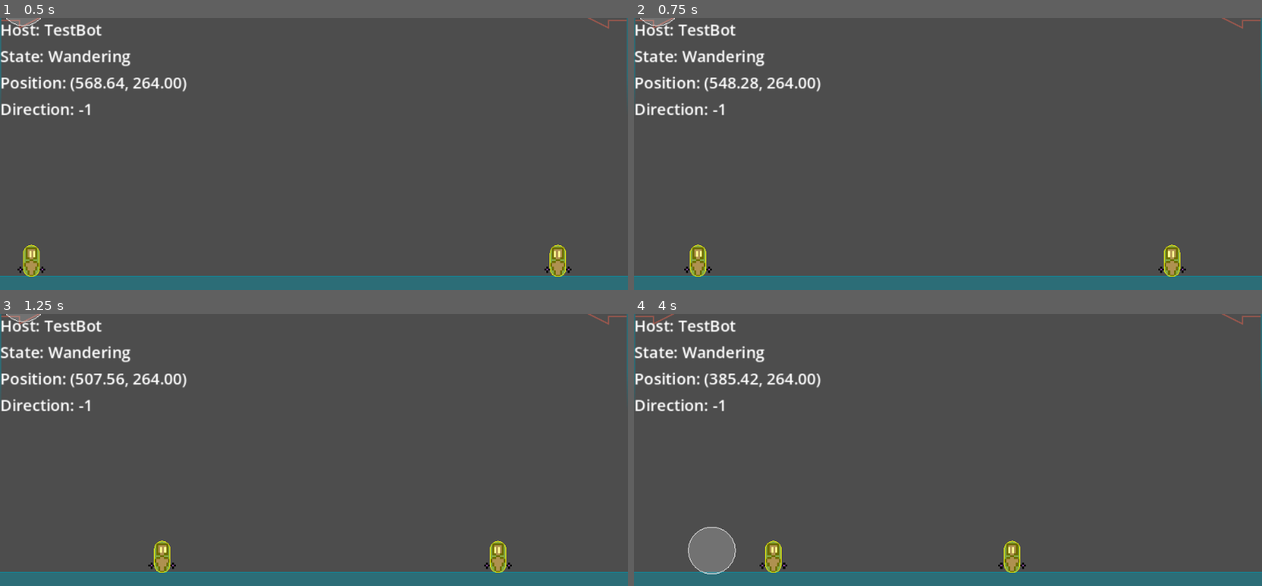
Above: before the commit, frames 1-4 (two rows, left to right).
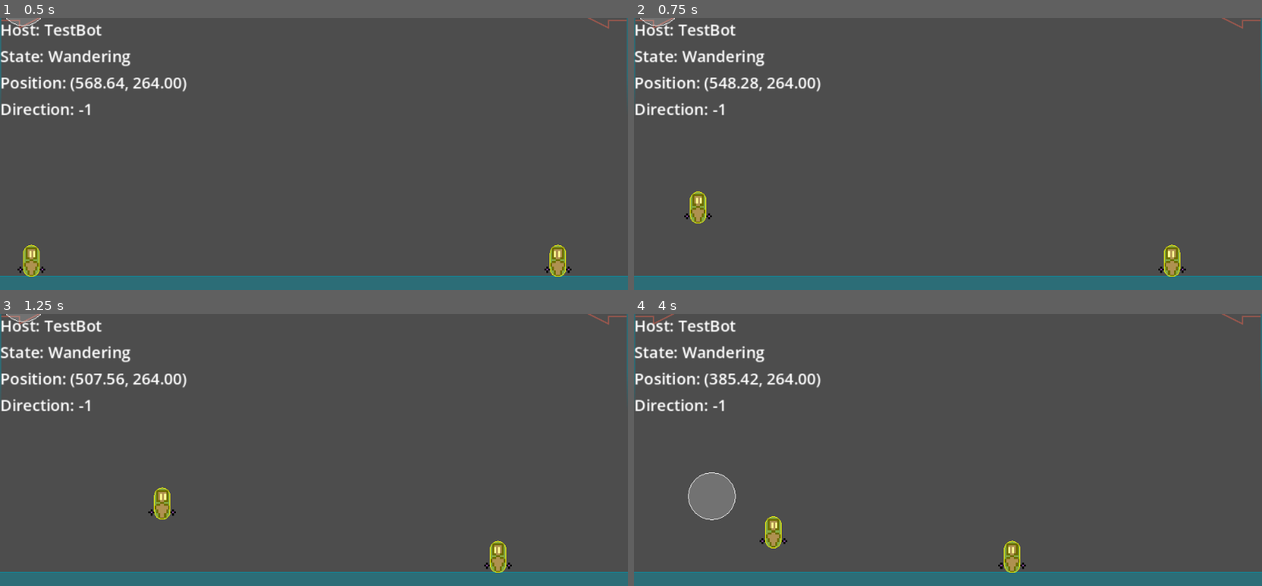
Above: after the commit, the same moments.

Repository: paruparo-dev/dreams-and-nightmares
Game: Godot game, scene res://src/core/Game.tscn
Two runs of this game, one before a commit and one after it. Both use one fixed random seed, a clock stepped at 60 frames per second and the inputs below.
Inputs:
- Up to frame 1 (0.5 s): no input
- Up to frame 2 (0.75 s): hold D (MoveRight) from 0.53 s (still down); hold Space (Jump) from 0.53 s (still down)
- Up to frame 3 (1.25 s): keep holding D (MoveRight); keep holding Space (Jump)
- Up to frame 4 (4 s): release Space (Jump) at 1.28 s; tap J (Attack) at 1.35, 2.85 s; tap Space (Jump) at 1.52, 1.55, 1.82, 3.02, 3.05, 3.32 s; release D (MoveRight) at 2.03 s; hold A (MoveLeft) 2.03-2.78 s; hold Space (Jump) 2.03-2.78 s; hold D (MoveRight) from 2.78 s (still down); hold Space (Jump) from 3.53 s (still down)

Frame 1 is identical in both runs. In frame 2, 0.6% of the frame differs, in the area x 8-13%, y 63-96%; in frame 3, 0.6%; in frame 4, 2.7%, in the area x 8-25%, y 58-96%.

Commit message:
feat: changed jump detection from one shot to continuous

Diff:
--- a/src/states/characters/TestPlayer/IdleState.gd
+++ b/src/states/characters/TestPlayer/IdleState.gd
@@ -16,7 +16,7 @@
 		request.emit("Moving")
 	elif not host.is_on_floor() and host.velocity.y >= 0:
 		request.emit("Falling")
-	elif Input.is_action_just_pressed("Jump") and host.is_on_floor():
+	elif Input.is_action_pressed("Jump") and host.is_on_floor():
 		request.emit("Jumping")
 	elif Input.is_action_just_pressed("Attack"):
 		request.emit("Attacking")
--- a/src/states/characters/TestPlayer/MovingState.gd
+++ b/src/states/characters/TestPlayer/MovingState.gd
@@ -16,7 +16,7 @@
 		request.emit("Idle")
 	elif not host.is_on_floor() and host.velocity.y >= 0:
 		request.emit("Falling")
-	elif Input.is_action_just_pressed("Jump") and host.is_on_floor():
+	elif Input.is_action_pressed("Jump") and host.is_on_floor():
 		request.emit("Jumping")
 	elif Input.is_action_just_pressed("Attack"):
 		request.emit("Attacking")
